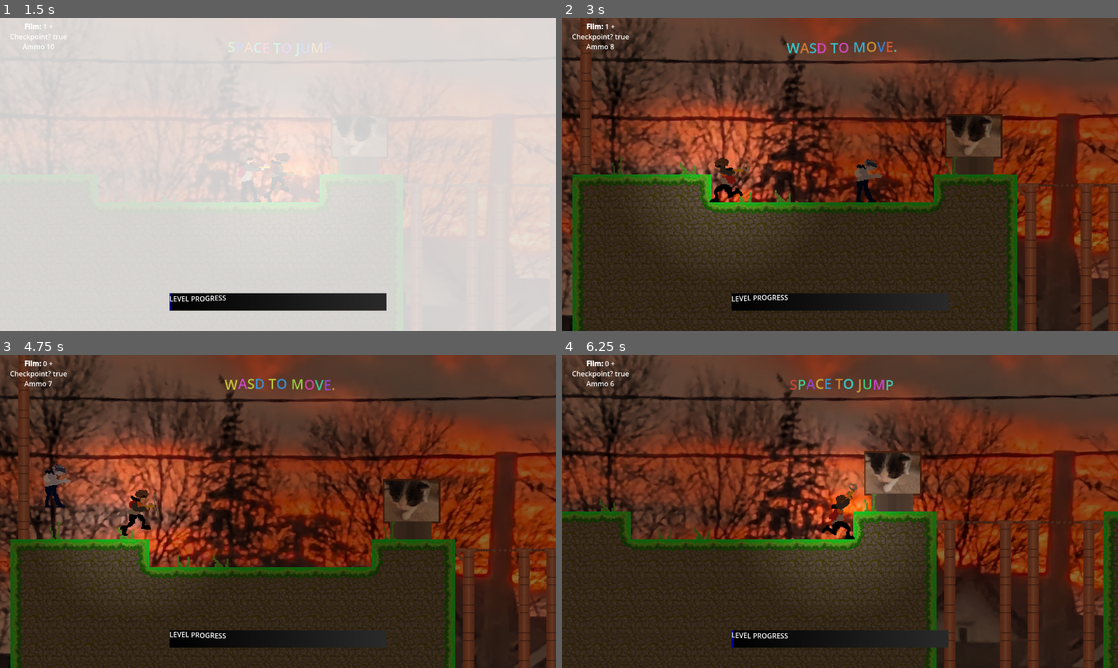
Above: before the commit, frames 1-4 (two rows, left to right).
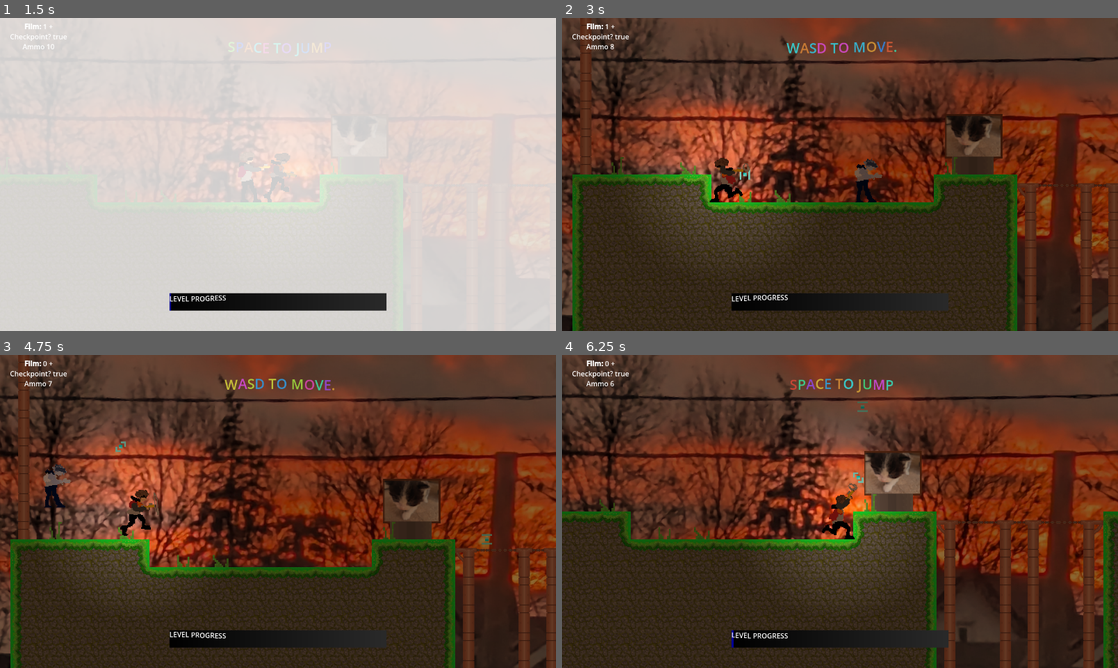
Above: after the commit, the same moments.

Repository: Kamedeco/HAVEN_JAW
Game: Godot game, scene res://scenes/world.tscn
The game is run twice, just before and just after one commit, with the same random seed, the same clock (stepped at 60 frames per second) and the same inputs.
Inputs (mouse positions are in pixels of both pictures, inside the frame that each line leads up to):
- Up to frame 1 (1.5 s): move the mouse to (250, 237) at 0.52 s; hold D (Right) from 0.53 s (still down); click (250, 237) at 0.6 s; tap Space (Jump) at 0.77 s; move the mouse to (444, 221) at 1.27 s; right-click (444, 221) at 1.35 s
- Up to frame 2 (3 s): tap Space (Jump) at 1.52 s; click (1006, 221) at 1.55 s; move the mouse to (673, 127) at 2.02 s; release D (Right) at 2.03 s; hold A (Left) from 2.03 s (still down); click (673, 127) at 2.1 s; move the mouse to (867, 174) at 2.77 s; click (867, 174) at 2.85 s
- Up to frame 3 (4.75 s): tap Space (Jump) at 3.02, 3.77, 4.52 s; move the mouse to (194, 433) at 3.52 s; right-click (194, 433) at 3.6 s; click (194, 433) at 3.8 s; move the mouse to (400, 495) at 4.27 s; release A (Left) at 4.28 s; hold D (Right) from 4.28 s (still down); click (400, 495) at 4.35 s
- Up to frame 4 (6.25 s): keep holding D (Right); move the mouse to (728, 527) at 5.02 s; click (728, 527) at 5.1 s; move the mouse to (895, 442) at 5.77 s; right-click (895, 442) at 5.85 s; tap Space (Jump) at 6.02 s; click (895, 442) at 6.05 s

Frame 1 is identical in both runs. In frame 2, less than 0.1% of the frame differs, in the area x 31-34%, y 48-52%; in frame 3, less than 0.1%, in the area x 20-89%, y 27-61%; in frame 4, less than 0.1%.

Commit message:
a
a

Diff:
--- /dev/null
+++ b/Scripts/animated_sprite_2d.gd
@@ -0,0 +1,15 @@
+extends AnimatedSprite2D
+
+
+# Called when the node enters the scene tree for the first time.
+func _ready() -> void:
+	pass # Replace with function body.
+	play("default")
+
+# Called every frame. 'delta' is the elapsed time since the previous fram
+
+
+func _on_animation_finished() -> void:
+	global_position.x = Global.player_pos.x + randi_range(500, 1000)
+	global_position.y = Global.player_pos.x + randi_range(-200, 200)
+	play("default")
--- a/Scripts/player.gd
+++ b/Scripts/player.gd
@@ -3,7 +3,7 @@
 @onready var snapshot: AnimatedSprite2D = $Snapshot
 @onready var charecter: AnimatedSprite2D = $charecter
 @onready var animated_sprite_2d: AnimatedSprite2D = $Arm2/AnimatedSprite2D
-
+@export var My_bullet : PackedScene
 @onready var audio_stream_player_2d: AudioStreamPlayer2D = $AudioStreamPlayer2D
 
 var my_direction = 1
@@ -93,6 +93,11 @@
 				impulsed = true
 				reload_time = 0.0
 				velocity.y = vect.y*jump_force *-15
+				animated_sprite_2d.play("Flash")
+				var bullet = My_bullet.instantiate()
+				bullet.vect = vect
+				owner.add_child(bullet)
+				bullet.transform = $".".global_transform
 	#ANIMATION YIPPPEEE
 		var vect_anim = get_global_mouse_position() - position
 		var vect_anim_x = vect_anim.x
@@ -153,7 +158,7 @@
 		##print(body.name)
 	Global.player_pos = global_position
 func shoot():
-	animated_sprite_2d.play("Flash")
+
 	pass
 
 func respawn():
--- /dev/null
+++ b/Scripts/player_bullet.gd
@@ -0,0 +1,12 @@
+extends Area2D
+
+var speed = 1
+var vect: Vector2 = Vector2.ZERO
+var direction = 1 # 1 for right, -1 for left
+func _physics_process(delta):
+	position += vect * speed * delta
+
+func _on_Bullet_body_entered(body):
+	if body.is_in_group("mobs"):
+		body.queue_free()
+	queue_free()
--- /dev/null
+++ b/scenes/WIND.tscn
@@ -0,0 +1,75 @@
+[gd_scene format=3 uid="uid://dwk28gyu3uu2j"]
+
+[ext_resource type="Texture2D" uid="uid://ceda3jk08kx0g" path="res://Tile sets/WIND.png" id="1_1a3rd"]
+[ext_resource type="Script" uid="uid://cwhj6aorqu26" path="res://Scripts/animated_sprite_2d.gd" id="2_c7bwd"]
+
+[sub_resource type="AtlasTexture" id="AtlasTexture_a88wx"]
+atlas = ExtResource("1_1a3rd")
+region = Rect2(0, 0, 32, 32)
+
+[sub_resource type="AtlasTexture" id="AtlasTexture_altew"]
+atlas = ExtResource("1_1a3rd")
+region = Rect2(32, 0, 32, 32)
+
+[sub_resource type="AtlasTexture" id="AtlasTexture_qruqv"]
+atlas = ExtResource("1_1a3rd")
+region = Rect2(0, 32, 32, 32)
+
+[sub_resource type="AtlasTexture" id="AtlasTexture_n3mqu"]
+atlas = ExtResource("1_1a3rd")
+region = Rect2(32, 32, 32, 32)
+
+[sub_resource type="AtlasTexture" id="AtlasTexture_xcw0v"]
+atlas = ExtResource("1_1a3rd")
+region = Rect2(0, 64, 32, 32)
+
+[sub_resource type="AtlasTexture" id="AtlasTexture_jqwrm"]
+atlas = ExtResource("1_1a3rd")
+region = Rect2(32, 64, 32, 32)
+
+[sub_resource type="AtlasTexture" id="AtlasTexture_2ufih"]
+atlas = ExtResource("1_1a3rd")
+region = Rect2(0, 96, 32, 32)
+
+[sub_resource type="AtlasTexture" id="AtlasTexture_ub1xw"]
+atlas = ExtResource("1_1a3rd")
+region = Rect2(32, 96, 32, 32)
+
+[sub_resource type="SpriteFrames" id="SpriteFrames_djfxq"]
+animations = [{
+"frames": [{
+"duration": 1.0,
+"texture": SubResource("AtlasTexture_a88wx")
+}, {
+"duration": 1.0,
+"texture": SubResource("AtlasTexture_altew")
+}, {
+"duration": 1.0,
+"texture": SubResource("AtlasTexture_qruqv")
+}, {
+"duration": 1.0,
+"texture": SubResource("AtlasTexture_n3mqu")
+}, {
+"duration": 1.0,
+"texture": SubResource("AtlasTexture_xcw0v")
+}, {
+"duration": 1.0,
+"texture": SubResource("AtlasTexture_jqwrm")
+}, {
+"duration": 1.0,
+"texture": SubResource("AtlasTexture_2ufih")
+}, {
+"duration": 1.0,
+"texture": SubResource("AtlasTexture_ub1xw")
+}],
+"loop": 1,
+"name": &"default",
+"speed": 5.0
+}]
+
+[node name="AnimatedSprite2D" type="AnimatedSprite2D" unique_id=1947774661]
+sprite_frames = SubResource("SpriteFrames_djfxq")
+frame_progress = 0.47276103
+script = ExtResource("2_c7bwd")
+
+[connection signal="animation_finished" from="." to="." method="_on_animation_finished"]
--- a/scenes/player.tscn
+++ b/scenes/player.tscn
@@ -1,6 +1,7 @@
 [gd_scene format=3 uid="uid://0qb8nrp1tavl"]
 
 [ext_resource type="Script" uid="uid://dj2441aywkmeq" path="res://Scripts/player.gd" id="1_g2els"]
+[ext_resource type="PackedScene" uid="uid://dquh08jk4o44u" path="res://scenes/player_bullet.tscn" id="2_gl8cc"]
 [ext_resource type="Texture2D" uid="uid://svljycfqii3e" path="res://assets/body.png" id="3_qhqgy"]
 [ext_resource type="Texture2D" uid="uid://dnus4xqwurowv" path="res://assets/arm.png" id="4_dqkch"]
 [ext_resource type="Texture2D" uid="uid://iuujb0xvlsg" path="res://assets/player-snapshot-anim/pixil-frame-4.png" id="5_a8ls1"]
@@ -355,6 +356,7 @@
 [node name="Player" type="CharacterBody2D" unique_id=206166448 groups=["player"]]
 z_index = 2
 script = ExtResource("1_g2els")
+My_bullet = ExtResource("2_gl8cc")
 
 [node name="Camera2D" type="Camera2D" parent="." unique_id=1748049311]
 zoom = Vector2(2, 2)
--- /dev/null
+++ b/scenes/player_bullet.tscn
@@ -0,0 +1,49 @@
+[gd_scene format=3 uid="uid://dquh08jk4o44u"]
+
+[ext_resource type="Texture2D" uid="uid://bxo4yw5ny4x" path="res://Tile sets/Bullet_GUN.png" id="1_4g3gs"]
+[ext_resource type="Script" uid="uid://b3qqms0oi7ceq" path="res://Scripts/player_bullet.gd" id="1_46jqs"]
+
+[sub_resource type="AtlasTexture" id="AtlasTexture_46jqs"]
+atlas = ExtResource("1_4g3gs")
+region = Rect2(0, 0, 8, 8)
+
+[sub_resource type="AtlasTexture" id="AtlasTexture_0cue5"]
+atlas = ExtResource("1_4g3gs")
+region = Rect2(8, 0, 8, 8)
+
+[sub_resource type="AtlasTexture" id="AtlasTexture_opn7j"]
+atlas = ExtResource("1_4g3gs")
+region = Rect2(0, 8, 8, 8)
+
+[sub_resource type="AtlasTexture" id="AtlasTexture_6lfmo"]
+atlas = ExtResource("1_4g3gs")
+region = Rect2(8, 8, 8, 8)
+
+[sub_resource type="SpriteFrames" id="SpriteFrames_djfxq"]
+animations = [{
+"frames": [{
+"duration": 1.0,
+"texture": SubResource("AtlasTexture_46jqs")
+}, {
+"duration": 1.0,
+"texture": SubResource("AtlasTexture_0cue5")
+}, {
+"duration": 1.0,
+"texture": SubResource("AtlasTexture_opn7j")
+}, {
+"duration": 1.0,
+"texture": SubResource("AtlasTexture_6lfmo")
+}],
+"loop": 1,
+"name": &"default",
+"speed": 10.0
+}]
+
+[node name="Player_bullet" type="Area2D" unique_id=1949419481]
+script = ExtResource("1_46jqs")
+
+[node name="AnimatedSprite2D" type="AnimatedSprite2D" parent="." unique_id=1380854698]
+scale = Vector2(2, 2)
+sprite_frames = SubResource("SpriteFrames_djfxq")
+autoplay = "default"
+frame_progress = 0.6054761
Not shown, added: Scripts/animated_sprite_2d.gd.uid
Not shown, added: Scripts/player_bullet.gd.uid
Binary file added: Tile sets/Bullet_GUN.png
Not shown, added: Tile sets/Bullet_GUN.png.import
Binary file added: Tile sets/WIND.png
Not shown, added: Tile sets/WIND.png.import
Not shown, added: Tile sets/Bullet_GUN.pdn
